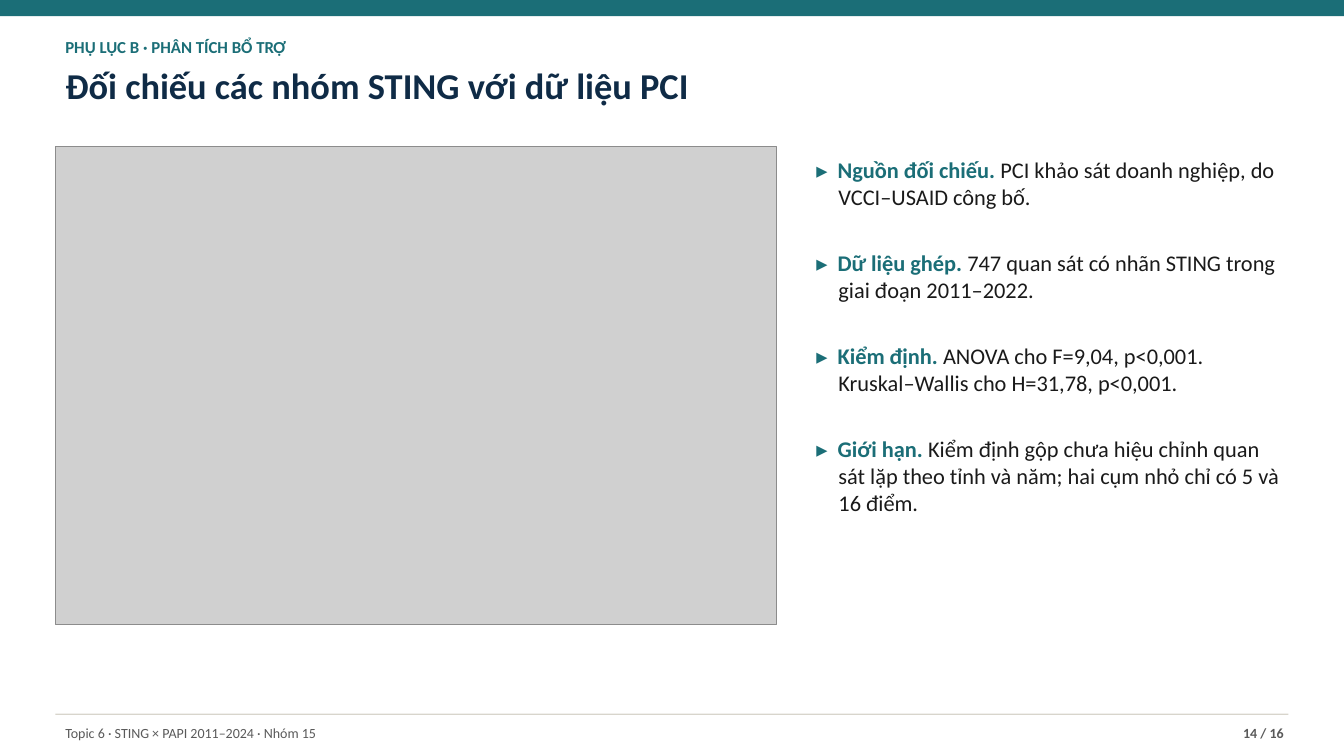
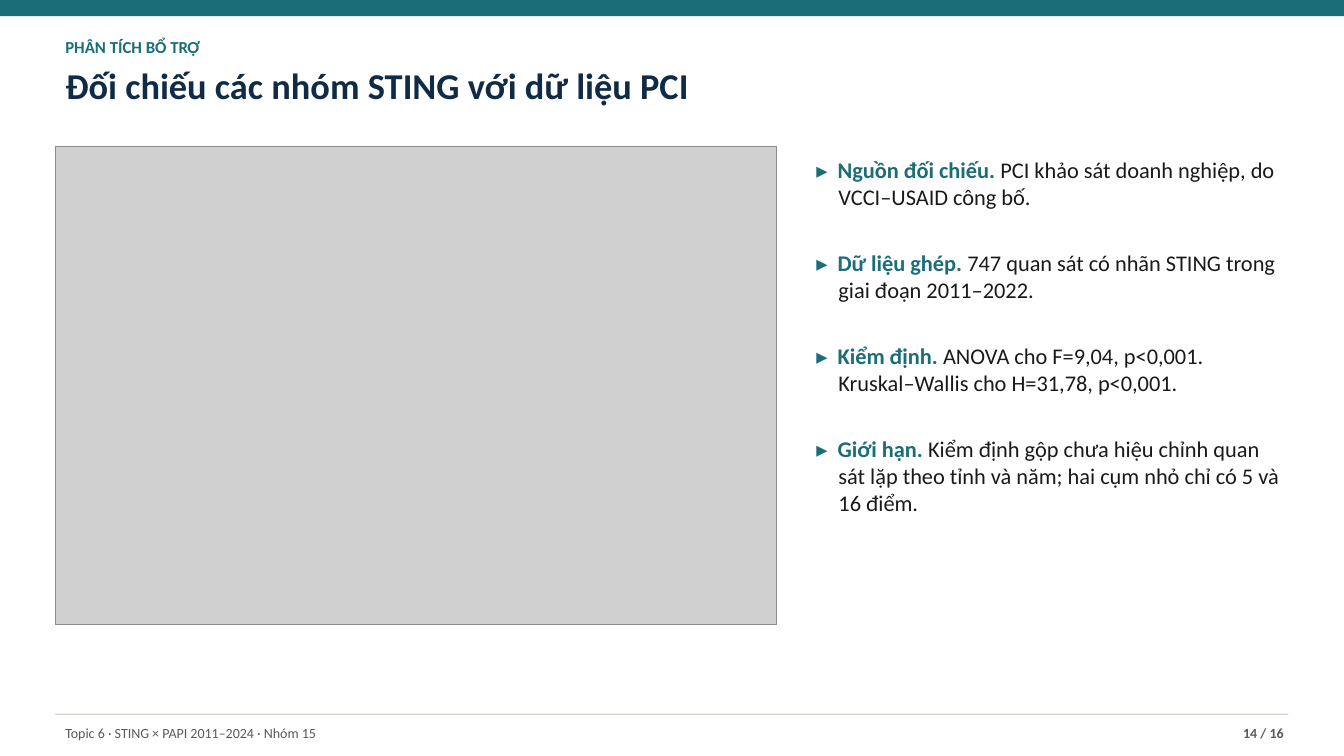
Before and after one commit to JasonTM17/Grid_Based_Sociology, a slide deck: slide 14 of slides/final.pptx. Drawn at 1344x756 pixels with LibreOffice and Linux fonts; fonts in the diff are those of the drawing; grey boxes stand for pictures. Boxes give left, top, right and bottom in pixels: in the first picture for what was removed or moved away, otherwise in the second. Text is boxed around its words. In the diff, an @@ line names an element or a change of style, - is before the commit and + after.

```diff
--- a/slides/final.pptx
+++ b/slides/final.pptx
@@ text at (x1=65, y1=40, x2=199, y2=56): text changed @@
-PHỤ LỤC B · PHÂN TÍCH BỔ TRỢ
+PHÂN TÍCH BỔ TRỢ
```
Also in this commit, not shown: 5 other slides changed, 3 slides added, 3 slides removed, 43 other files.
